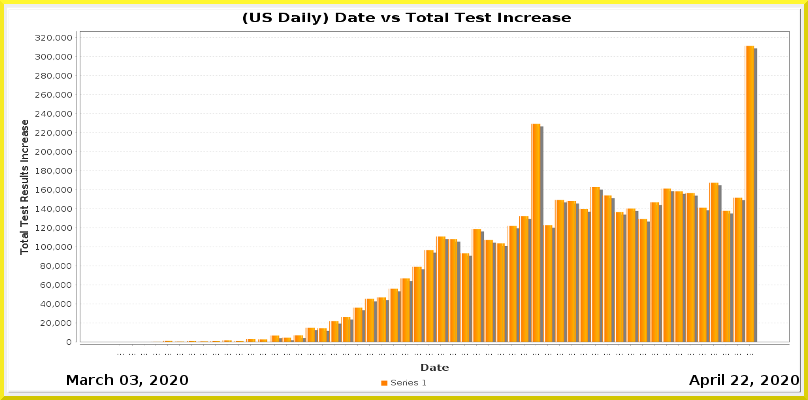
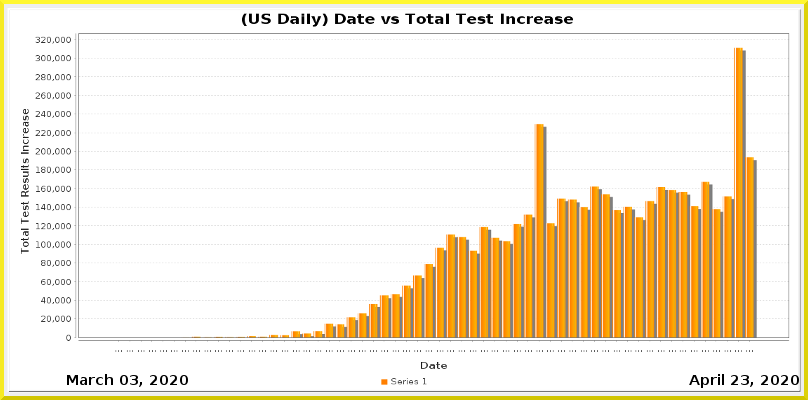
Revision of a layered (808, 400) image; what changed, layer by layer:
painted on "Current Date" over [741, 375, 749, 385]
painted on "Date_vs_TestIncrease.png" over [7, 7, 802, 393]
